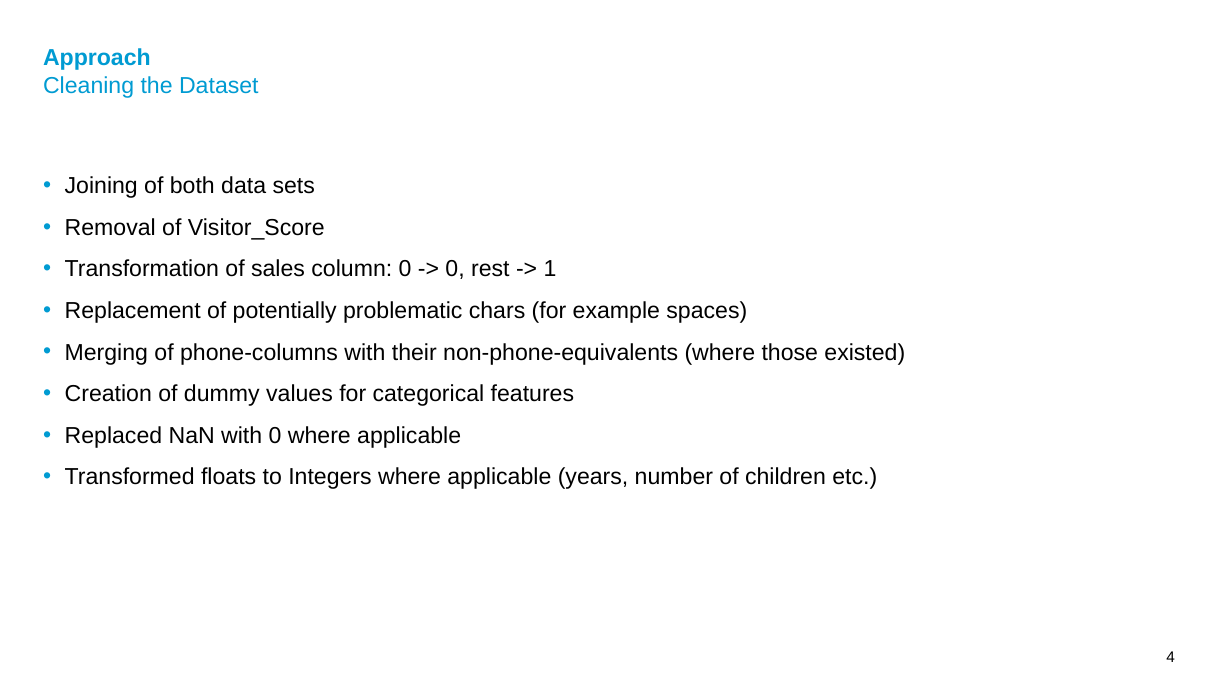
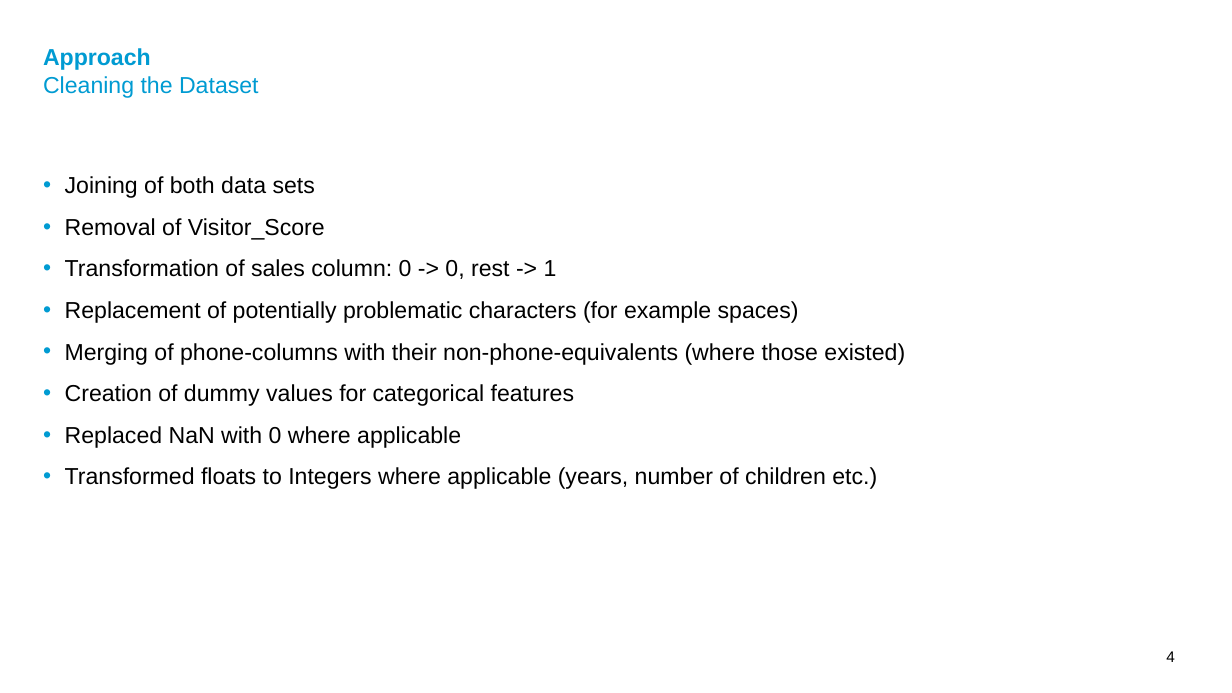
Before and after one commit to ronnyporsch/QuantitativeDataAnalysis, a slide deck: slide 4 of doc/presentation.pptx. Drawn at 1232x693 pixels with LibreOffice and Linux fonts; fonts in the diff are those of the drawing; background and template pictures are left out. Boxes give left, top, right and bottom in pixels: in the first picture for what was removed or moved away, otherwise in the second. Text is boxed around its words. In the diff, an @@ line names an element or a change of style, - is before the commit and + after.

```diff
--- a/doc/presentation.pptx
+++ b/doc/presentation.pptx
@@ subtitle at bbox=[65, 301, 799, 323]: text changed @@
-• Replacement of potentially problematic chars (for example spaces)
+• Replacement of potentially problematic characters (for example spaces)
```
Also in this commit, not shown: 4 other slides changed.
